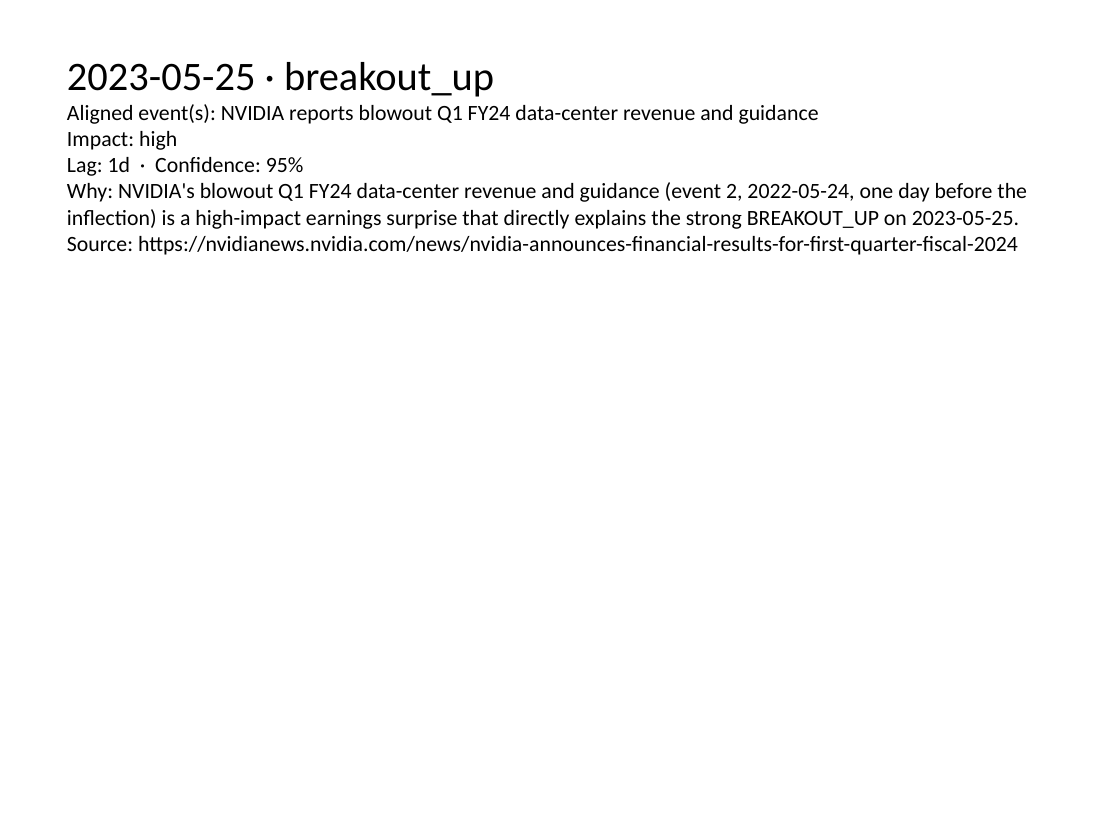
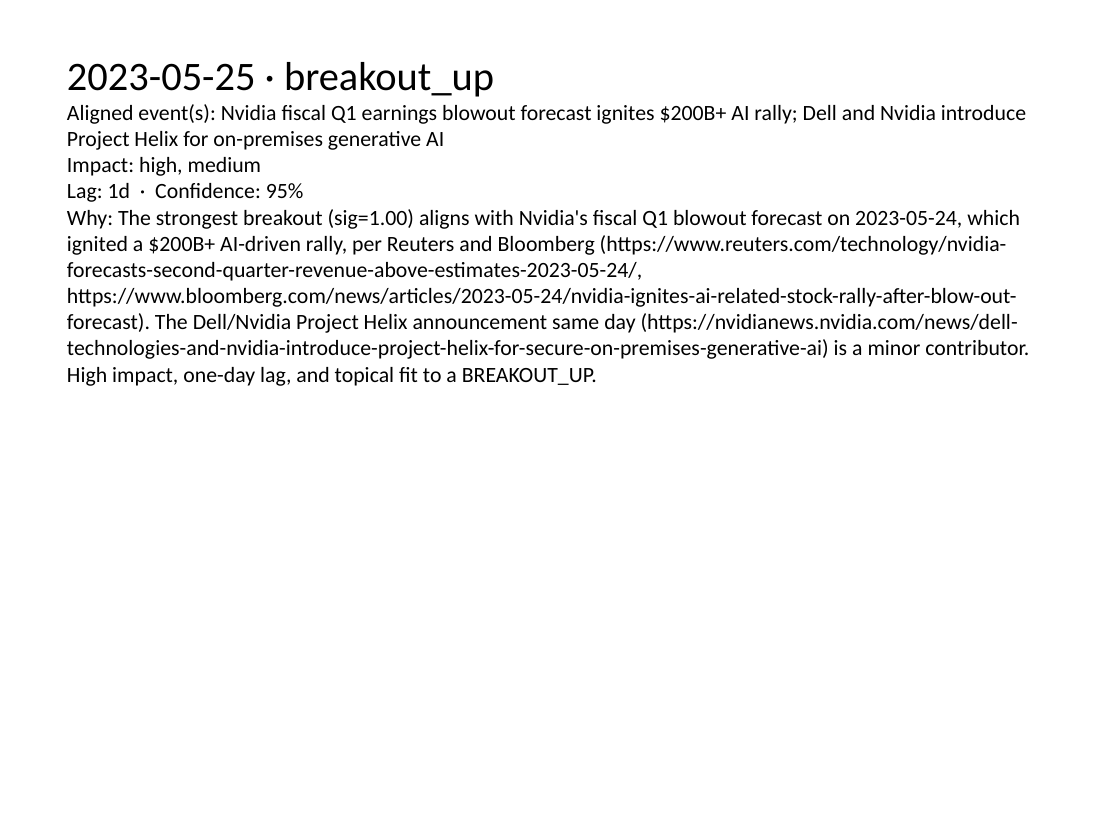
Before and after one commit to damonleelcx/realtime-agent-visualize, a slide deck: slide 4 of samples/NVDA_analysis.pptx. Drawn at 1120x840 pixels with LibreOffice and Linux fonts; fonts in the diff are those of the drawing. Boxes give left, top, right and bottom in pixels: in the first picture for what was removed or moved away, otherwise in the second. Text is boxed around its words. In the diff, an @@ line names an element or a change of style, - is before the commit and + after.

```diff
--- a/samples/NVDA_analysis.pptx
+++ b/samples/NVDA_analysis.pptx
@@ text at bbox=[67, 104, 1026, 176]: text changed @@
-Aligned event(s): NVIDIA reports blowout Q1 FY24 data-center revenue and guidance
-Impact: high
+Aligned event(s): Nvidia fiscal Q1 earnings blowout forecast ignites $200B+ AI rally; Dell and Nvidia introduce Project Helix for on-premises generative AI
+Impact: high, medium
@@ text at bbox=[67, 209, 1029, 386]: text changed @@
-Why: NVIDIA's blowout Q1 FY24 data-center revenue and guidance (event 2, 2022-05-24, one day before the inflection) is a high-impact earnings surprise that directly explains the strong BREAKOUT_UP on 2023-05-25. Source: https://nvidianews.nvidia.com/news/nvidia-announces-financial-results-for-first-quarter-fiscal-2024
+Why: The strongest breakout (sig=1.00) aligns with Nvidia's fiscal Q1 blowout forecast on 2023-05-24, which ignited a $200B+ AI-driven rally, per Reuters and Bloomberg (https://www.reuters.com/technology/nvidia-forecasts-second-quarter-revenue-above-estimates-2023-05-24/, https://www.bloomberg.com/news/articles/2023-05-24/nvidia-ignites-ai-related-stock-rally-after-blow-out-forecast). The Dell/Nvidia Project Helix announcement same day (https://nvidianews.nvidia.com/news/dell-technologies-and-nvidia-introduce-project-helix-for-secure-on-premises-generative-ai) is a minor contributor. High impact, one-day lag, and topical fit to a BREAKOUT_UP.
```
Also in this commit, not shown: 4 other slides changed, 14 other files.
